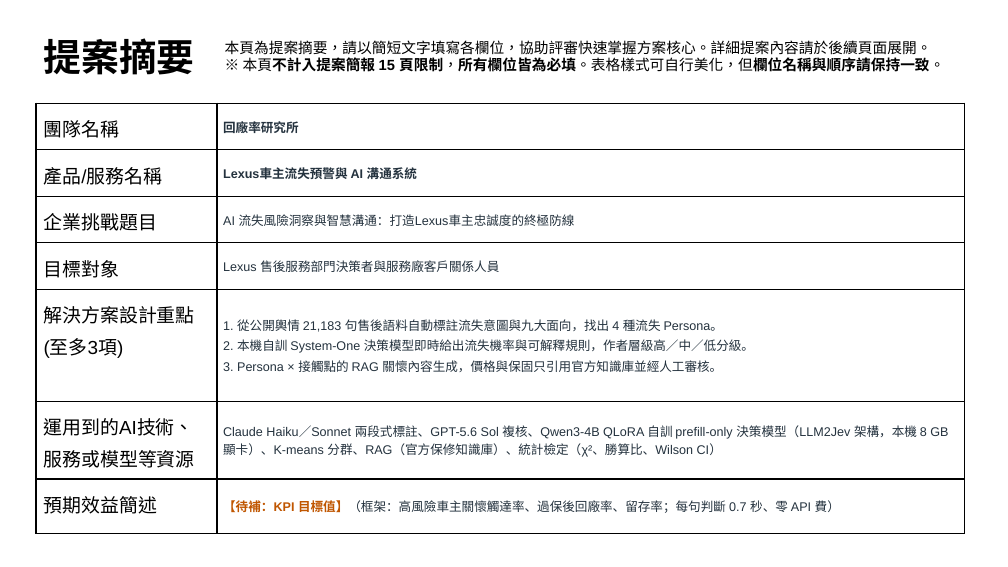
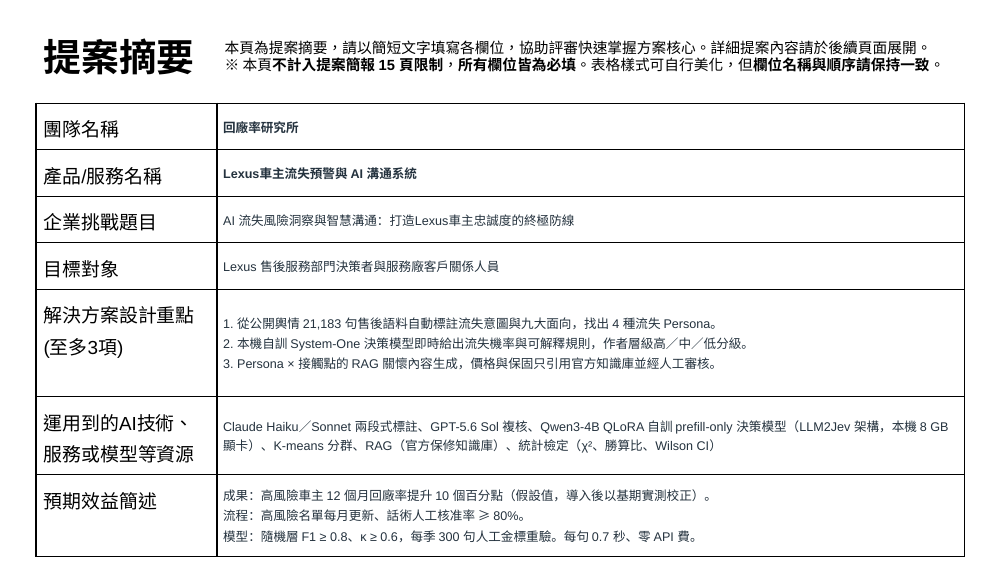
Before and after one commit to xxx789666/hotai-ai-hackathon-lexus, a slide deck: slide 2 of deck/初賽簡報_v0.pptx. Drawn at 1008x567 pixels with LibreOffice and Linux fonts; fonts in the diff are those of the drawing. Boxes give left, top, right and bottom in pixels: in the first picture for what was removed or moved away, otherwise in the second. Text is boxed around its words. In the diff, an @@ line names an element or a change of style, - is before the commit and + after.

Commit message:
初賽簡報升到 v1：套上已拍板的三層 KPI、選圖與導入時程。
附錄 A2 收來源差異、風險分布、校準與季趨勢，內容頁仍維持 15 頁。

```diff
--- a/deck/初賽簡報_v0.pptx
+++ b/deck/初賽簡報_v0.pptx
@@ table at bbox=[36, 104, 965, 546] @@
-row 7, column 2: 【待補：KPI 目標值】（框架：高風險車主關懷觸達率、過保後回廠率、留存率；每句判斷 0.7 秒、零 API 費）
+row 7, column 2: 成果：高風險車主 12 個月回廠率提升 10 個百分點（假設值，導入後以基期實測校正）。 / 流程：高風險名單每月更新、話術人工核准率 ≥ 80%。 / 模型：隨機層 F1 ≥ 0.8、κ ≥ 0.6，每季 300 句人工金標重驗。每句 0.7 秒、零 API 費。
```
Also in this commit, not shown: 5 other slides changed, 4 slides added, 3 slides removed, 13 other files.
